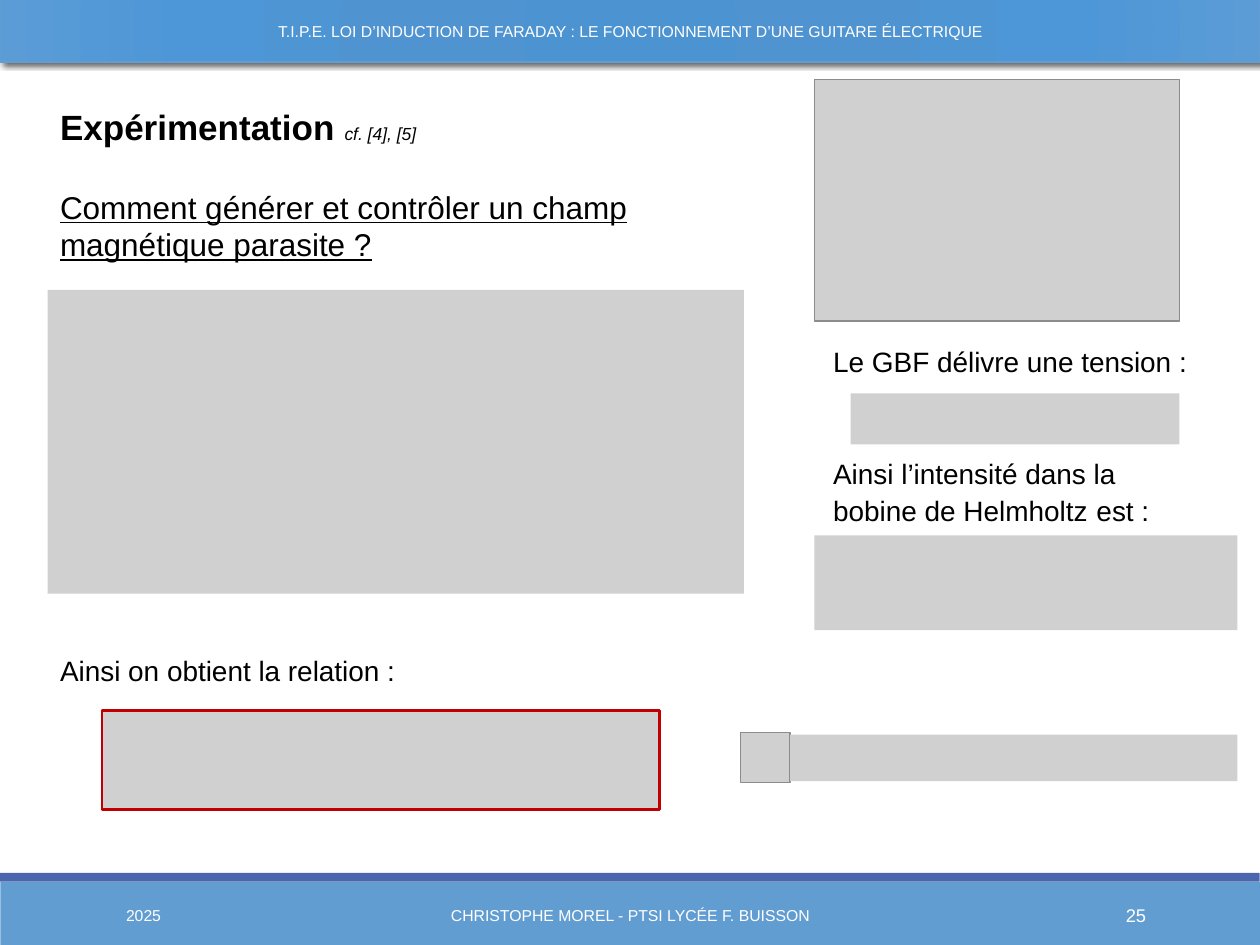
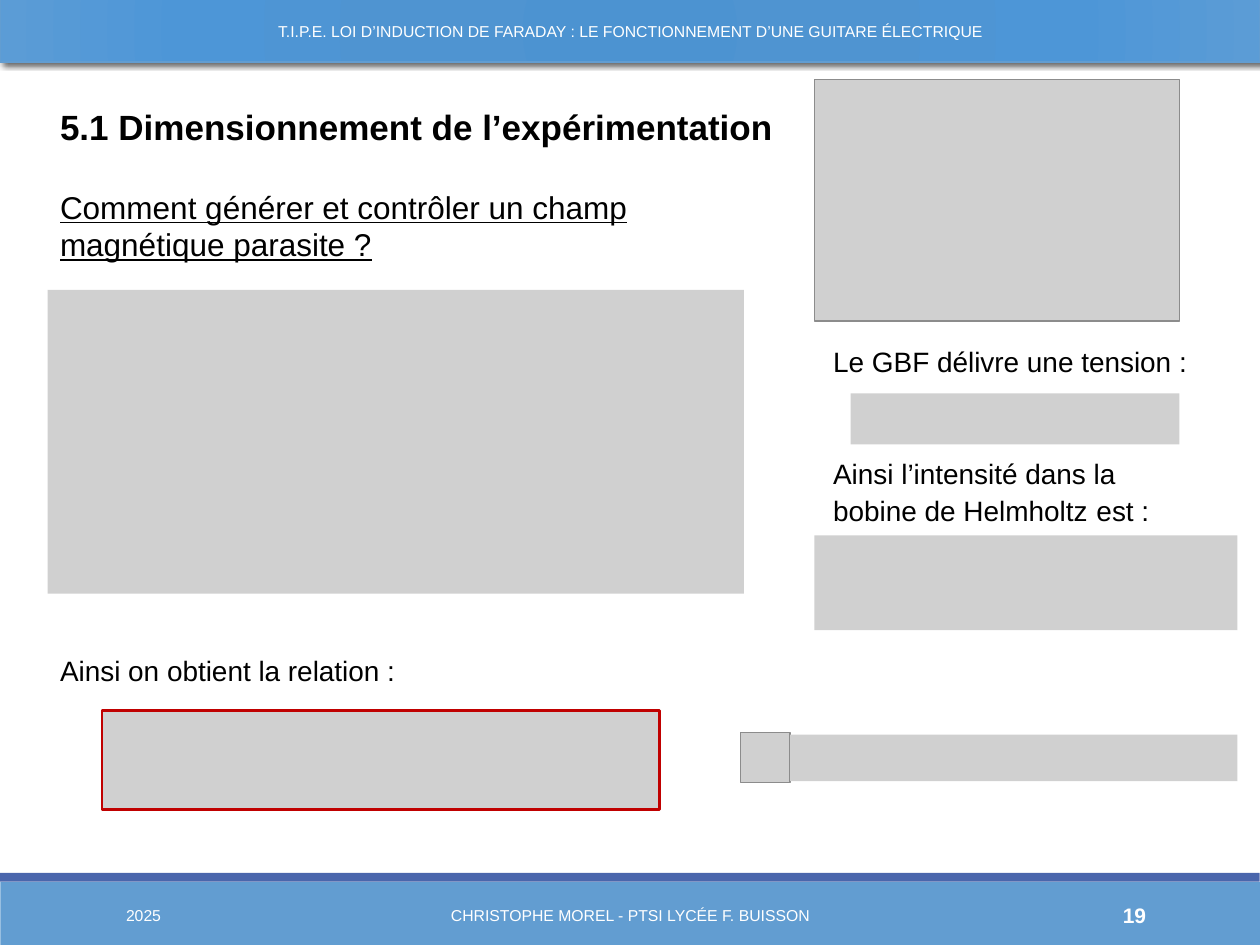
Before and after one commit to Chrismorel7/TIPE---Micro_guitare_elec, a slide deck: slide 19 of Views/Novembre.pptx (slide 25 before the commit). Drawn at 1260x945 pixels with LibreOffice and Linux fonts; fonts in the diff are those of the drawing; grey boxes stand for pictures. Boxes give left, top, right and bottom in pixels: in the first picture for what was removed or moved away, otherwise in the second. Text is boxed around its words. In the diff, an @@ line names an element or a change of style, - is before the commit and + after.

```diff
--- a/Views/Novembre.pptx
+++ b/Views/Novembre.pptx
@@ text at (60, 114, 772, 147): text changed @@
-Expérimentation cf. [4], [5]
+5.1 Dimensionnement de l’expérimentation
@@ page number at (1123, 908, 1146, 923): text changed; size 10.5 to 12 pt; bold on @@
-25
+19
```
Also in this commit, not shown: 18 other slides changed, 2 slides added, 1 slide removed, 16 other files.
